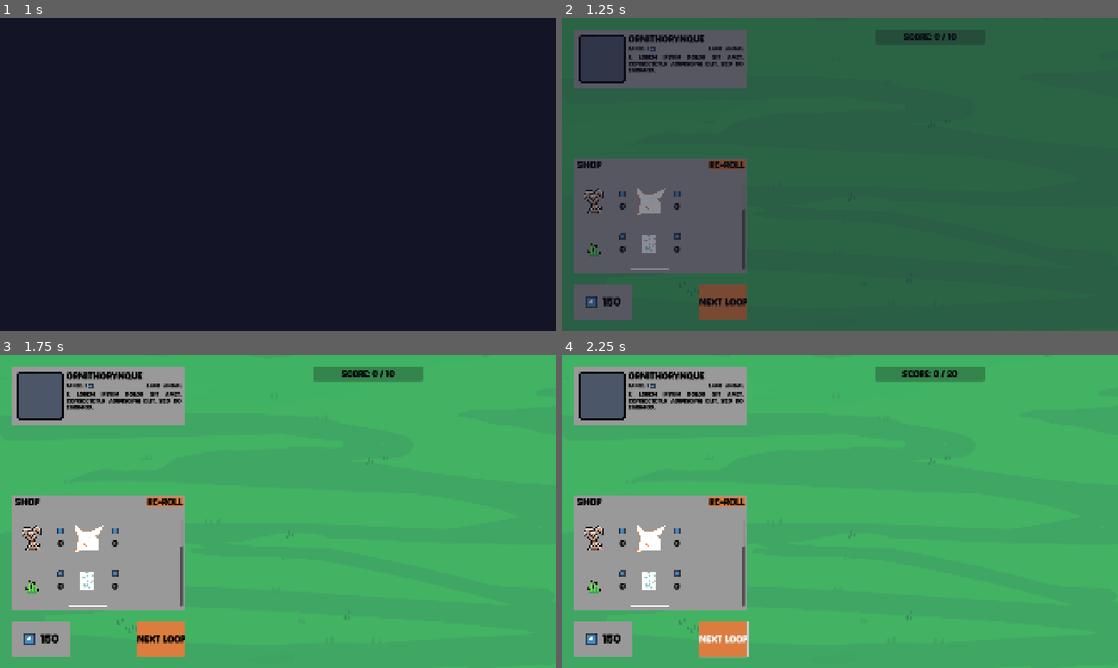
Above: before the commit, frames 1-4 (two rows, left to right).
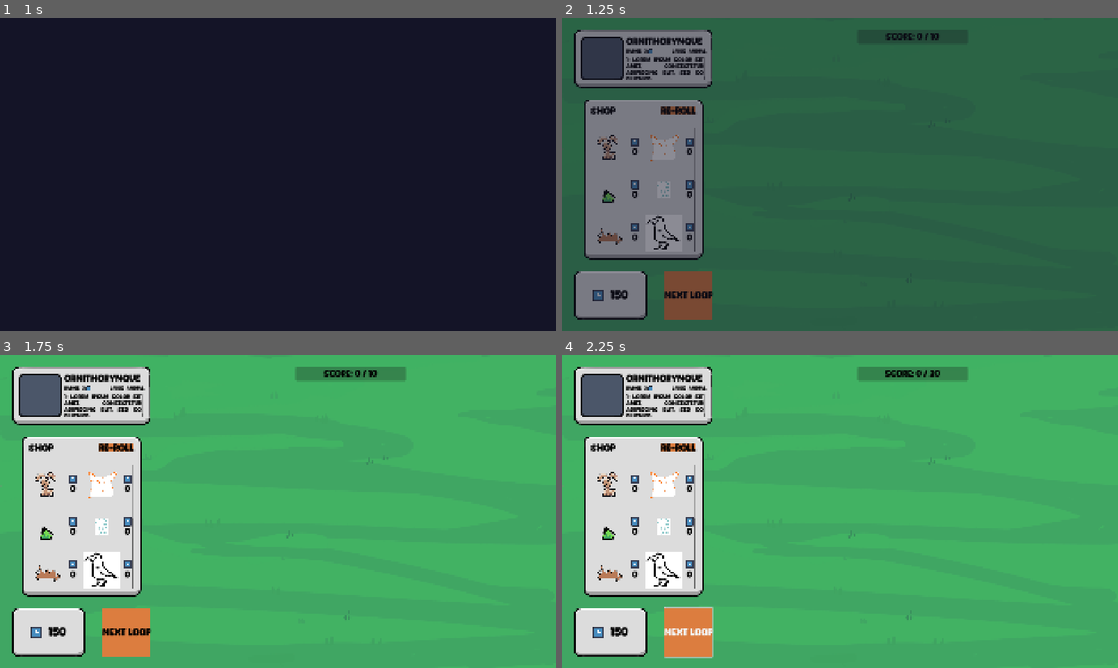
Above: after the commit, the same moments.

Repository: elliotfontaine/gmtk-2025-submission
Game: Godot game, scene res://scenes/main_menu.tscn
Same seed, same stepped clock (60 frames per second), same inputs: the game is played once before the commit and once after it. The engine's default icon, where the game draws it, is replaced by a stand-in: a white triangle on a blue panel in a dark square.
Inputs:
- Up to frame 1 (1 s): click "play." at 0.5 s
- Up to frame 2 (1.25 s): no input
- Up to frame 3 (1.75 s): click "RE-ROLL" at 1.25 s
- Up to frame 4 (2.25 s): click "Next Loop" at 2 s

Frame 1 is identical in both runs. In frame 2, 23% of the frame differs, in the area x 2-71%, y 3-97%; in frame 3, 24%; in frame 4, 24%, in the area x 2-77%, y 3-97%.

Commit message:
feat: set panel texture and remove now useless margin containers

Diff:
--- /dev/null
+++ b/resources/ui/stylebox_panel_default.tres
@@ -0,0 +1,10 @@
+[gd_resource type="StyleBoxTexture" load_steps=2 format=3 uid="uid://oh1e8e101who"]
+
+[ext_resource type="Texture2D" uid="uid://63hxsle8ya5j" path="res://assets/sprites/ui/panel_default.png" id="1_rn88p"]
+
+[resource]
+texture = ExtResource("1_rn88p")
+texture_margin_left = 25.0
+texture_margin_top = 25.0
+texture_margin_right = 25.0
+texture_margin_bottom = 25.0
--- a/scenes/ui/default_theme.tres
+++ b/resources/ui/theme_default.tres
@@ -1,12 +1,12 @@
 [gd_resource type="Theme" load_steps=4 format=3 uid="uid://ckb78edq3a5hf"]
+
+[ext_resource type="StyleBox" uid="uid://oh1e8e101who" path="res://resources/ui/stylebox_panel_default.tres" id="1_g5ddp"]
 
 [sub_resource type="StyleBoxFlat" id="StyleBoxFlat_8yr7r"]
 bg_color = Color(0.861587, 0.490645, 0.248214, 1)
 
 [sub_resource type="StyleBoxFlat" id="StyleBoxFlat_43q72"]
 bg_color = Color(0.861587, 0.490645, 0.248214, 1)
-
-[sub_resource type="StyleBoxFlat" id="StyleBoxFlat_mkgpg"]
 
 [resource]
 Button/styles/hover = SubResource("StyleBoxFlat_8yr7r")
@@ -20,7 +20,7 @@
 MarginContainer/constants/margin_left = 40
 MarginContainer/constants/margin_right = 40
 MarginContainer/constants/margin_top = 40
-PanelContainer/styles/panel = SubResource("StyleBoxFlat_mkgpg")
+PanelContainer/styles/panel = ExtResource("1_g5ddp")
 RichTextLabel/colors/default_color = Color(0, 0, 0, 1)
 RichTextLabel/font_sizes/bold_font_size = 32
 RichTextLabel/font_sizes/bold_italics_font_size = 32
--- a/scenes/ui/creature_card_panel.tscn
+++ b/scenes/ui/creature_card_panel.tscn
@@ -11,79 +11,72 @@
 [node name="CreatureCardPanel" type="PanelContainer"]
 custom_minimum_size = Vector2(480, 200)
 
-[node name="MarginContainer" type="MarginContainer" parent="."]
-layout_mode = 2
-theme_override_constants/margin_left = 16
-theme_override_constants/margin_top = 16
-theme_override_constants/margin_right = 16
-theme_override_constants/margin_bottom = 16
-
-[node name="HBoxContainer" type="HBoxContainer" parent="MarginContainer"]
+[node name="HBoxContainer" type="HBoxContainer" parent="."]
 layout_mode = 2
 theme_override_constants/separation = 10
 
-[node name="CreatureSprite" type="TextureRect" parent="MarginContainer/HBoxContainer"]
+[node name="CreatureSprite" type="TextureRect" parent="HBoxContainer"]
 layout_mode = 2
 texture = ExtResource("1_nx1no")
 expand_mode = 3
 stretch_mode = 5
 
-[node name="VBoxContainer" type="VBoxContainer" parent="MarginContainer/HBoxContainer"]
+[node name="VBoxContainer" type="VBoxContainer" parent="HBoxContainer"]
 layout_mode = 2
 size_flags_horizontal = 3
 theme_override_constants/separation = 10
 
-[node name="Header" type="HBoxContainer" parent="MarginContainer/HBoxContainer/VBoxContainer"]
+[node name="Header" type="HBoxContainer" parent="HBoxContainer/VBoxContainer"]
 layout_mode = 2
 theme_override_constants/separation = 2
 
-[node name="CreatureTitle" type="Label" parent="MarginContainer/HBoxContainer/VBoxContainer/Header"]
+[node name="CreatureTitle" type="Label" parent="HBoxContainer/VBoxContainer/Header"]
 custom_minimum_size = Vector2(270, 0)
 layout_mode = 2
 text = "ORNITHORYNQUE"
 clip_text = true
 
-[node name="Mid" type="HBoxContainer" parent="MarginContainer/HBoxContainer/VBoxContainer"]
+[node name="Mid" type="HBoxContainer" parent="HBoxContainer/VBoxContainer"]
 layout_mode = 2
 theme = SubResource("Theme_0agqf")
 theme_override_constants/separation = 3
 
-[node name="Range" type="HBoxContainer" parent="MarginContainer/HBoxContainer/VBoxContainer/Mid"]
+[node name="Range" type="HBoxContainer" parent="HBoxContainer/VBoxContainer/Mid"]
 layout_mode = 2
 theme_override_constants/separation = 4
 
-[node name="Title" type="Label" parent="MarginContainer/HBoxContainer/VBoxContainer/Mid/Range"]
+[node name="Title" type="Label" parent="HBoxContainer/VBoxContainer/Mid/Range"]
 layout_mode = 2
 text = "Range: "
 
-[node name="Value" type="Label" parent="MarginContainer/HBoxContainer/VBoxContainer/Mid/Range"]
+[node name="Value" type="Label" parent="HBoxContainer/VBoxContainer/Mid/Range"]
 layout_mode = 2
 text = "3"
 
-[node name="Icon" type="TextureRect" parent="MarginContainer/HBoxContainer/VBoxContainer/Mid/Range"]
+[node name="Icon" type="TextureRect" parent="HBoxContainer/VBoxContainer/Mid/Range"]
 layout_mode = 2
 texture = ExtResource("1_ptfb3")
 expand_mode = 3
 
-[node name="NegativeSpace" type="Panel" parent="MarginContainer/HBoxContainer/VBoxContainer/Mid"]
+[node name="NegativeSpace" type="Panel" parent="HBoxContainer/VBoxContainer/Mid"]
 layout_mode = 2
 size_flags_horizontal = 3
 theme_override_styles/panel = SubResource("StyleBoxEmpty_ptfb3")
 
-[node name="Size" type="Label" parent="MarginContainer/HBoxContainer/VBoxContainer/Mid"]
+[node name="Size" type="Label" parent="HBoxContainer/VBoxContainer/Mid"]
 layout_mode = 2
 text = "large"
 
-[node name="VSeparator" type="VSeparator" parent="MarginContainer/HBoxContainer/VBoxContainer/Mid"]
+[node name="VSeparator" type="VSeparator" parent="HBoxContainer/VBoxContainer/Mid"]
 layout_mode = 2
 
-[node name="Type" type="Label" parent="MarginContainer/HBoxContainer/VBoxContainer/Mid"]
+[node name="Type" type="Label" parent="HBoxContainer/VBoxContainer/Mid"]
 layout_mode = 2
 text = "Animal"
 horizontal_alignment = 1
 vertical_alignment = 1
 
-[node name="Effect" type="RichTextLabel" parent="MarginContainer/HBoxContainer/VBoxContainer"]
+[node name="Effect" type="RichTextLabel" parent="HBoxContainer/VBoxContainer"]
 custom_minimum_size = Vector2(270, 80)
 layout_mode = 2
 theme_override_font_sizes/bold_italics_font_size = 20
--- a/scenes/ui/shop_item.tscn
+++ b/scenes/ui/shop_item.tscn
@@ -13,6 +13,7 @@
 
 [node name="HBoxContainer" type="HBoxContainer" parent="."]
 layout_mode = 2
+theme_override_constants/separation = 10
 
 [node name="CreatureSprite" type="TextureRect" parent="HBoxContainer"]
 unique_name_in_owner = true
@@ -24,19 +25,22 @@
 
 [node name="VBoxContainer" type="VBoxContainer" parent="HBoxContainer"]
 layout_mode = 2
+theme_override_constants/separation = 5
 alignment = 1
 
 [node name="CurrencyTexture" type="TextureRect" parent="HBoxContainer/VBoxContainer"]
+custom_minimum_size = Vector2(30, 30)
 layout_mode = 2
 texture = ExtResource("1_d5n7g")
-expand_mode = 5
+expand_mode = 1
+stretch_mode = 5
 
 [node name="Price" type="Label" parent="HBoxContainer/VBoxContainer"]
 unique_name_in_owner = true
 layout_mode = 2
 size_flags_horizontal = 4
 theme_override_font_sizes/font_size = 30
-text = "50"
+text = "10"
 horizontal_alignment = 1
 
 [node name="TextureButton" type="TextureButton" parent="."]
--- a/scenes/ui/shop_panel.gd
+++ b/scenes/ui/shop_panel.gd
@@ -6,7 +6,7 @@
 @export var debug: bool = true
 
 @onready var grid_container := %GridContainer
-@onready var sfx_click: AudioStreamPlayer = $SFX_Click
+@onready var sfx_click: AudioStreamPlayer = %SFX_Click
 
 const ITEM_SCENE := preload("res://scenes/ui/shop_item.tscn")
 
--- a/scenes/ui/shop_panel.tscn
+++ b/scenes/ui/shop_panel.tscn
@@ -7,53 +7,61 @@
 [sub_resource type="StyleBoxEmpty" id="StyleBoxEmpty_wxg4i"]
 
 [node name="ShopPanel" type="PanelContainer"]
-custom_minimum_size = Vector2(600, 400)
 size_flags_horizontal = 4
 script = ExtResource("1_sblsc")
 
-[node name="MarginContainer" type="MarginContainer" parent="."]
-layout_mode = 2
-theme_override_constants/margin_left = 10
-theme_override_constants/margin_top = 10
-theme_override_constants/margin_right = 10
-theme_override_constants/margin_bottom = 10
+[node name="SFX_Click" type="AudioStreamPlayer" parent="."]
+unique_name_in_owner = true
+stream = ExtResource("3_qecyp")
+volume_db = -12.0
+bus = &"SFX"
 
-[node name="VBoxContainer" type="VBoxContainer" parent="MarginContainer"]
+[node name="VBoxContainer" type="VBoxContainer" parent="."]
 layout_mode = 2
 
-[node name="Header" type="HBoxContainer" parent="MarginContainer/VBoxContainer"]
+[node name="Header" type="HBoxContainer" parent="VBoxContainer"]
 layout_mode = 2
 
-[node name="Title" type="Label" parent="MarginContainer/VBoxContainer/Header"]
+[node name="Title" type="Label" parent="VBoxContainer/Header"]
 layout_mode = 2
 text = "Shop"
 
-[node name="NegativeSpace" type="Panel" parent="MarginContainer/VBoxContainer/Header"]
+[node name="NegativeSpace" type="Panel" parent="VBoxContainer/Header"]
 layout_mode = 2
 size_flags_horizontal = 3
 theme_override_styles/panel = SubResource("StyleBoxEmpty_wxg4i")
 
-[node name="Button" type="Button" parent="MarginContainer/VBoxContainer/Header"]
+[node name="Button" type="Button" parent="VBoxContainer/Header"]
 layout_mode = 2
 text = "RE-ROLL"
 
-[node name="HSeparator" type="HSeparator" parent="MarginContainer/VBoxContainer"]
+[node name="HSeparator" type="HSeparator" parent="VBoxContainer"]
 layout_mode = 2
 
-[node name="ScrollContainer" type="ScrollContainer" parent="MarginContainer/VBoxContainer"]
-custom_minimum_size = Vector2(500, 300)
+[node name="ScrollContainer" type="ScrollContainer" parent="VBoxContainer"]
+custom_minimum_size = Vector2(356, 426)
 layout_mode = 2
 horizontal_scroll_mode = 0
 
-[node name="GridContainer" type="GridContainer" parent="MarginContainer/VBoxContainer/ScrollContainer"]
+[node name="GridContainer" type="GridContainer" parent="VBoxContainer/ScrollContainer"]
 unique_name_in_owner = true
 layout_mode = 2
 columns = 2
 
-[node name="ShopItem" parent="MarginContainer/VBoxContainer/ScrollContainer/GridContainer" instance=ExtResource("1_wxg4i")]
+[node name="ShopItem" parent="VBoxContainer/ScrollContainer/GridContainer" instance=ExtResource("1_wxg4i")]
 layout_mode = 2
 
-[node name="SFX_Click" type="AudioStreamPlayer" parent="."]
-stream = ExtResource("3_qecyp")
-volume_db = -12.0
-bus = &"SFX"
+[node name="ShopItem2" parent="VBoxContainer/ScrollContainer/GridContainer" instance=ExtResource("1_wxg4i")]
+layout_mode = 2
+
+[node name="ShopItem3" parent="VBoxContainer/ScrollContainer/GridContainer" instance=ExtResource("1_wxg4i")]
+layout_mode = 2
+
+[node name="ShopItem4" parent="VBoxContainer/ScrollContainer/GridContainer" instance=ExtResource("1_wxg4i")]
+layout_mode = 2
+
+[node name="ShopItem5" parent="VBoxContainer/ScrollContainer/GridContainer" instance=ExtResource("1_wxg4i")]
+layout_mode = 2
+
+[node name="ShopItem6" parent="VBoxContainer/ScrollContainer/GridContainer" instance=ExtResource("1_wxg4i")]
+layout_mode = 2
--- a/scenes/world.tscn
+++ b/scenes/world.tscn
@@ -58,6 +58,7 @@
 layout_mode = 2
 
 [node name="NegativeSpace" type="Panel" parent="UI/MarginContainer/HBoxContainer/LeftSideUI"]
+visible = false
 layout_mode = 2
 size_flags_vertical = 3
 size_flags_stretch_ratio = 10.0
Binary file added: assets/sprites/ui/panel_default.png
Not shown, added: assets/sprites/ui/panel_default.png.import
